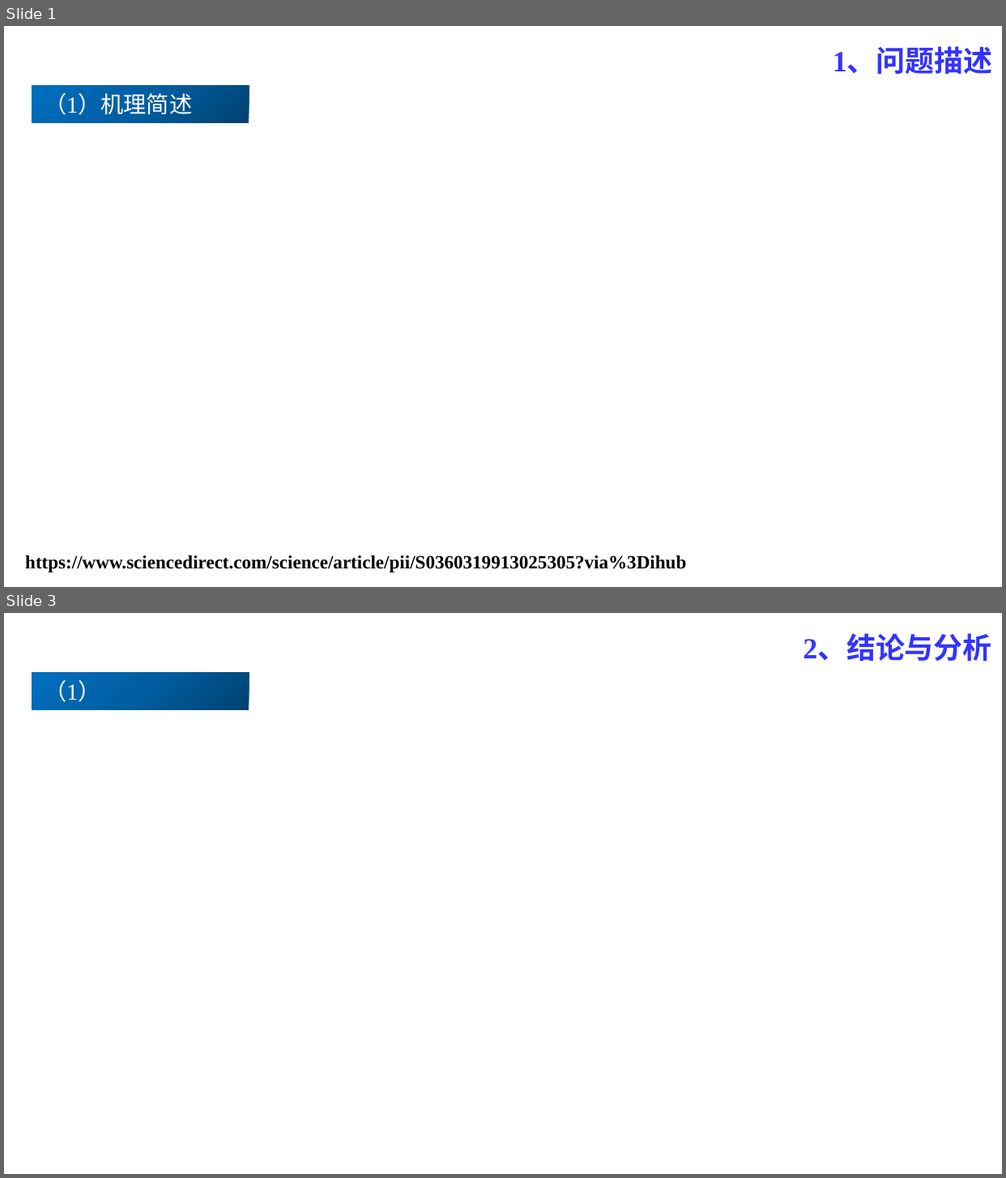
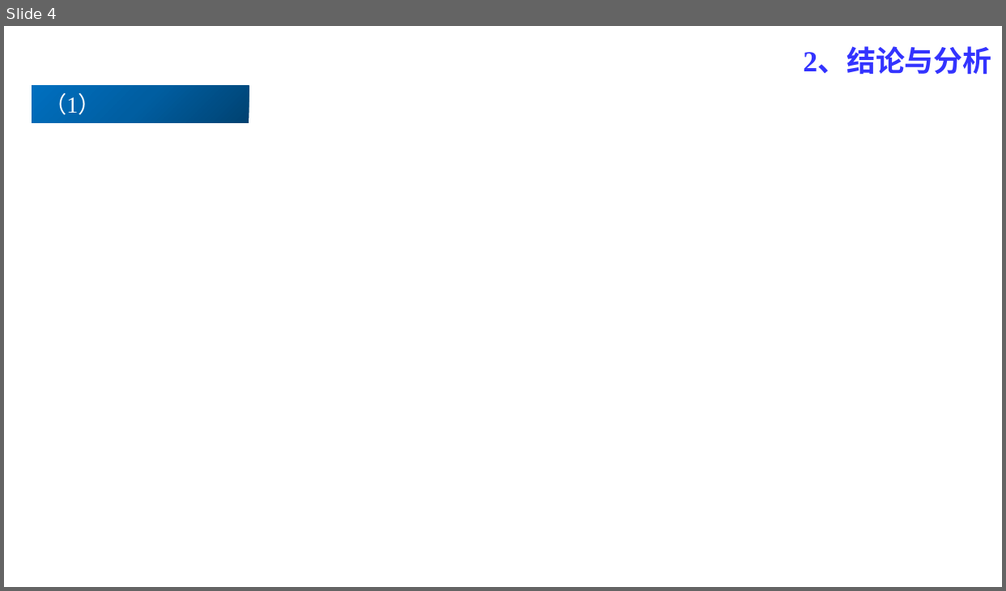
Before and after one commit to PaperStrange/ResearchRecorder, a slide deck: Report notes/design_of_a_gas_diffusion_layer_substrate.pptx. Shown one above the other, each under a label of ours: slides 1 and 3 before the commit, slide 4 after it; the slides between them are not shown. The pictures are 1006x1178 and 1006x591 pixels, drawn with LibreOffice and Linux fonts; fonts in the diff are those of the drawing. Boxes give left, top, right and bottom in pixels: in the first picture for what was removed or moved away, otherwise in the second. Text is boxed around its words. In the diff, an @@ line names an element or a change of style, - is before the commit and + after.

```diff
--- a/Report notes/design_of_a_gas_diffusion_layer_substrate.pptx
+++ b/Report notes/design_of_a_gas_diffusion_layer_substrate.pptx
@@ slide 1 removed at [4, 26, 1002, 587], background #FFFFFF @@
@@ text removed at [833, 49, 992, 74] @@
-1、问题描述
@@ rectangle removed at [32, 86, 249, 123] @@
@@ text removed at [44, 93, 192, 115] @@
-（1）机理简述
@@ text removed at [25, 556, 686, 573] @@
-https://www.sciencedirect.com/science/article/pii/S0360319913025305?via%3Dihub
@@ what was slide 3 is now slide 4 @@
```
Also in this commit, not shown: 1 slide changed, 2 slides added.
